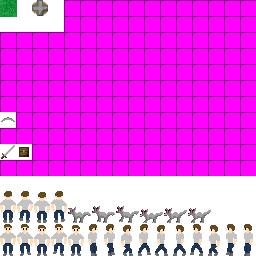
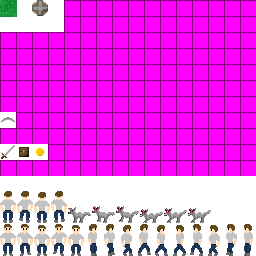
Before/after of a 256 × 256 layered artwork. What changed in the layer stack:
added layer "Layer 6" above "Layer 5" over [36, 148, 44, 156]
painted on "Layer 5" over [32, 144, 48, 160]
